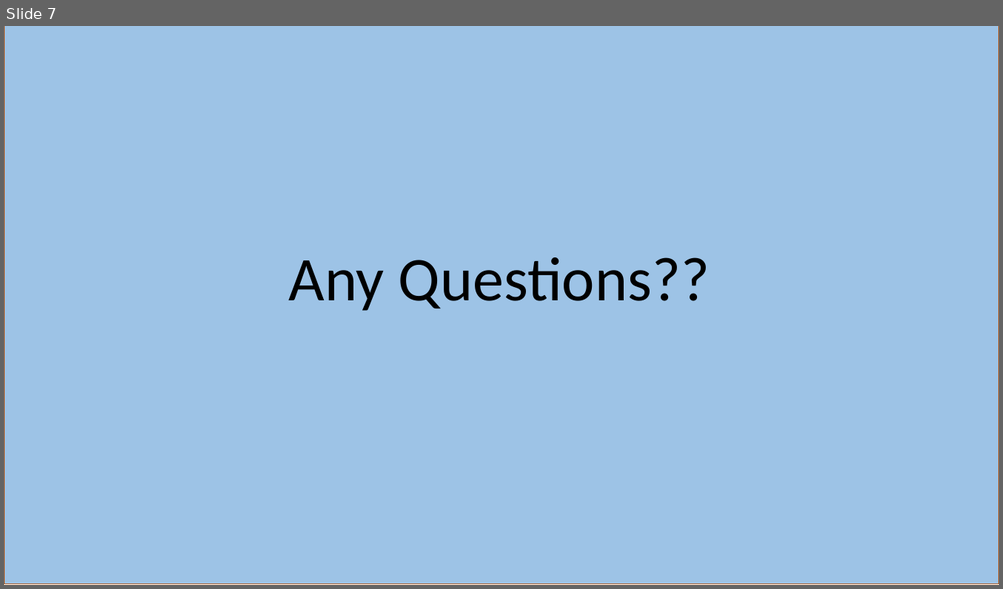
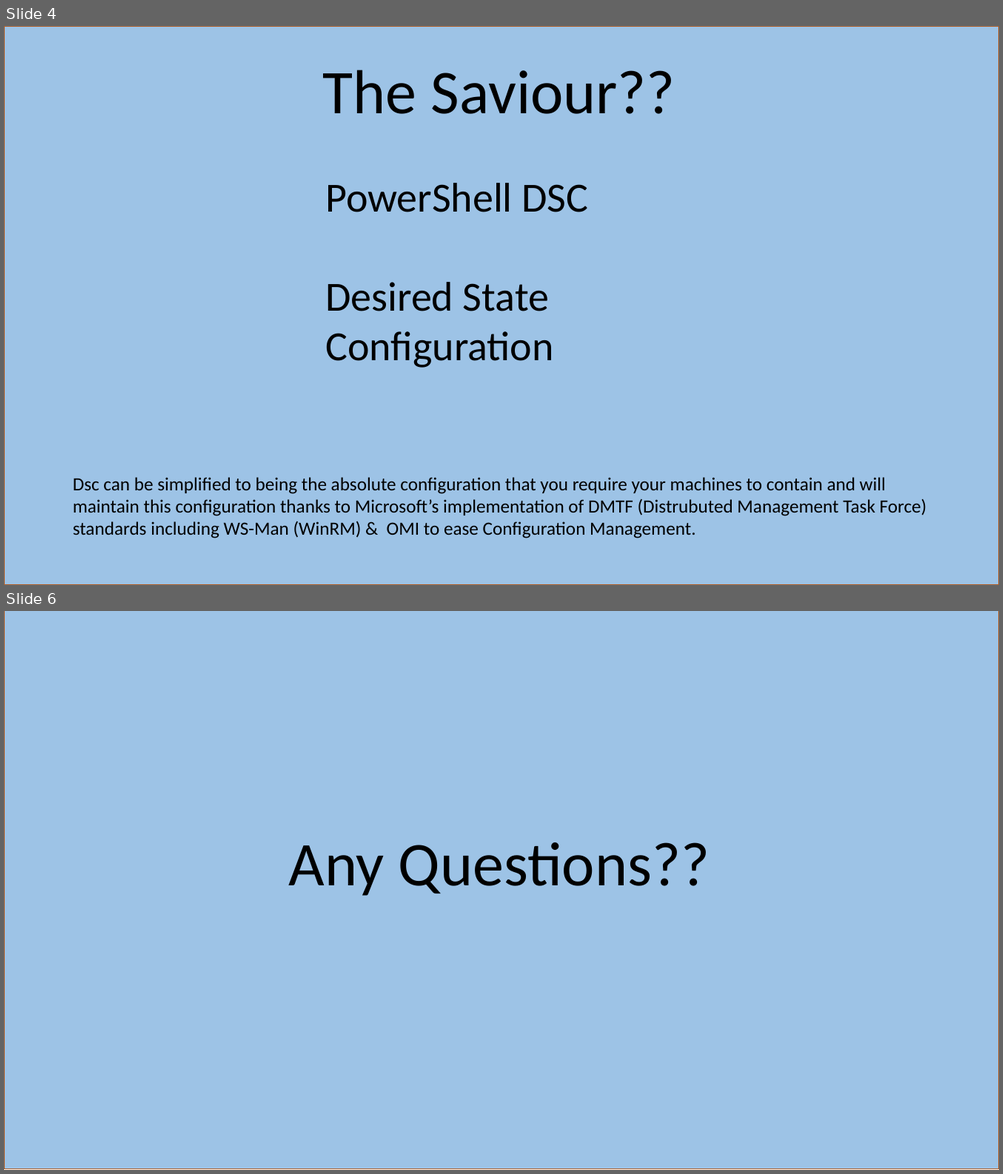
Before and after one commit to kilasuit/Presentations, a slide deck: DevOpsMCR/DevOps for a Microsoft guy - is it really possible.pptx. Shown one above the other, each under a label of ours: slide 7 before the commit, slides 4 and 6 after it; the slides between them are not shown. The pictures are 1003x589 and 1003x1174 pixels, drawn with LibreOffice and Linux fonts; fonts in the diff are those of the drawing. Boxes give left, top, right and bottom in pixels: in the first picture for what was removed or moved away, otherwise in the second. Text is boxed around its words. In the diff, an @@ line names an element or a change of style, - is before the commit and + after.

```diff
--- a/DevOpsMCR/DevOps for a Microsoft guy - is it really possible.pptx
+++ b/DevOpsMCR/DevOps for a Microsoft guy - is it really possible.pptx
@@ slide 4 added at box(4, 26, 999, 585), background #FFFFFF @@
@@ rectangle added at box(4, 26, 999, 585), fill #9DC3E6, outline #AF5C24 1 pt @@
@@ title added at box(323, 70, 675, 114), 60 pt, text #000000 @@
+The Saviour??
@@ text added at box(325, 183, 588, 368), 40 pt, text #000000 @@
+PowerShell DSC
+Desired State Configuration
@@ text added at box(73, 477, 927, 539), 18 pt, text #000000 @@
+Dsc can be simplified to being the absolute configuration that you require your machines to contain and will maintain this configuration thanks to Microsoft’s implementation of DMTF (Distrubuted Management Task Force) standards including WS-Man (WinRM) & OMI to ease Configuration Management.
@@ what was slide 7 is now slide 6 @@
```
Also in this commit, not shown: 2 slides changed, 3 other slides added, 4 slides removed.
